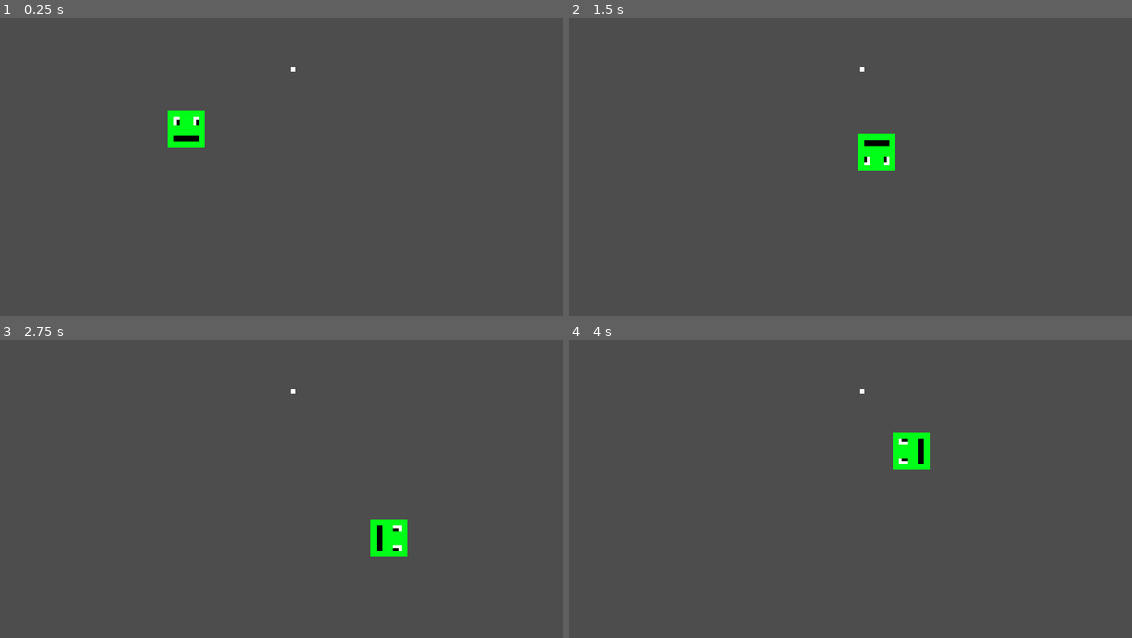
Above: before the commit, frames 1-4 (two rows, left to right).
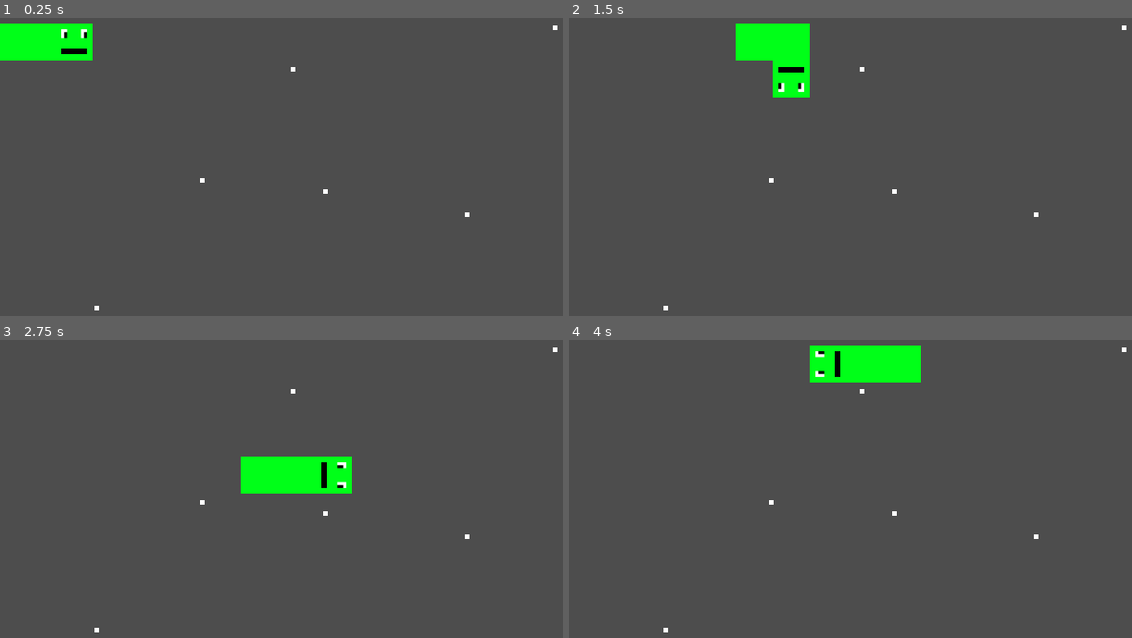
Above: after the commit, the same moments.

Repository: nath-ellis/slither.net
Game: Godot game, scene res://scenes/game.tscn
The game is run twice, just before and just after one commit, with the same random seed, the same clock (stepped at 60 frames per second) and the same inputs.
Inputs:
- Up to frame 1 (0.25 s): no input
- Up to frame 2 (1.5 s): hold Right (right) 0.53-1.28 s; hold Down (down) from 1.28 s (still down)
- Up to frame 3 (2.75 s): release Down (down) at 2.03 s; hold Right (right) from 2.03 s (still down)
- Up to frame 4 (4 s): release Right (right) at 2.78 s; hold Up (up) 2.78-3.53 s; hold Left (left) from 3.53 s (still down)

The runs differ from the first frame. In frame 1, 2.9% of the frame differs, in the area x 0-100%, y 1-99%; in frame 2, 3.3%, in the area x 16-100%, y 1-99%; in frame 3, 3.3%; in frame 4, 3.3%.

Commit message:
Improved player movement and made the player grow on contact with bits

Diff:
--- a/scenes/bit.tscn
+++ b/scenes/bit.tscn
@@ -1,15 +1,18 @@
-[gd_scene load_steps=3 format=3 uid="uid://ddmc76uee3cyg"]
+[gd_scene load_steps=4 format=3 uid="uid://ddmc76uee3cyg"]
 
+[ext_resource type="Script" path="res://scripts/bit.gd" id="1_45i5n"]
 [ext_resource type="Texture2D" uid="uid://dvfsv7y2rfrd3" path="res://assets/bits/white.png" id="1_riyad"]
 
-[sub_resource type="RectangleShape2D" id="RectangleShape2D_b765a"]
+[sub_resource type="RectangleShape2D" id="RectangleShape2D_eq1wb"]
 size = Vector2(8, 8)
 
-[node name="Bit" type="CharacterBody2D"]
-metadata/bit = true
+[node name="Bit" type="Area2D"]
+script = ExtResource("1_45i5n")
 
 [node name="Sprite2D" type="Sprite2D" parent="."]
 texture = ExtResource("1_riyad")
 
 [node name="CollisionShape2D" type="CollisionShape2D" parent="."]
-shape = SubResource("RectangleShape2D_b765a")
+shape = SubResource("RectangleShape2D_eq1wb")
+
+[connection signal="area_entered" from="." to="." method="_on_area_entered"]
--- a/scenes/game.tscn
+++ b/scenes/game.tscn
@@ -6,7 +6,22 @@
 [node name="Game" type="Node2D"]
 
 [node name="Player" parent="." instance=ExtResource("1_ypwkn")]
-position = Vector2(272, 279)
+position = Vector2(128, 128)
 
-[node name="Bit" parent="." instance=ExtResource("2_0xtk0")]
+[node name="Bit1" parent="." instance=ExtResource("2_0xtk0")]
 position = Vector2(506, 176)
+
+[node name="Bit2" parent="." instance=ExtResource("2_0xtk0")]
+position = Vector2(168, 588)
+
+[node name="Bit3" parent="." instance=ExtResource("2_0xtk0")]
+position = Vector2(563, 387)
+
+[node name="Bit4" parent="." instance=ExtResource("2_0xtk0")]
+position = Vector2(959, 103)
+
+[node name="Bit5" parent="." instance=ExtResource("2_0xtk0")]
+position = Vector2(350, 367)
+
+[node name="Bit6" parent="." instance=ExtResource("2_0xtk0")]
+position = Vector2(808, 426)
--- a/scenes/player.tscn
+++ b/scenes/player.tscn
@@ -1,16 +1,33 @@
-[gd_scene load_steps=4 format=3 uid="uid://im0eju43g3gx"]
+[gd_scene load_steps=5 format=3 uid="uid://im0eju43g3gx"]
 
 [ext_resource type="Texture2D" uid="uid://dq3x7ttmjamdc" path="res://assets/snakes/default/face.png" id="1_gkbog"]
 [ext_resource type="Script" path="res://scripts/player.gd" id="1_s6y0d"]
+[ext_resource type="PackedScene" uid="uid://nvqsmbpp2wcd" path="res://scenes/player_body.tscn" id="3_sxusk"]
 
-[sub_resource type="RectangleShape2D" id="RectangleShape2D_hvfg1"]
+[sub_resource type="RectangleShape2D" id="RectangleShape2D_jepyo"]
 size = Vector2(64, 64)
 
-[node name="Player" type="CharacterBody2D"]
+[node name="Player" type="Node2D"]
 script = ExtResource("1_s6y0d")
 
-[node name="Face" type="Sprite2D" parent="."]
+[node name="Face" type="Area2D" parent="."]
+
+[node name="Sprite" type="Sprite2D" parent="Face"]
 texture = ExtResource("1_gkbog")
 
-[node name="FaceHitbox" type="CollisionShape2D" parent="."]
-shape = SubResource("RectangleShape2D_hvfg1")
+[node name="Hitbox" type="CollisionShape2D" parent="Face"]
+shape = SubResource("RectangleShape2D_jepyo")
+
+[node name="Body" type="Node2D" parent="."]
+
+[node name="PlayerBody1" parent="Body" instance=ExtResource("3_sxusk")]
+position = Vector2(-64, 0)
+
+[node name="PlayerBody2" parent="Body" instance=ExtResource("3_sxusk")]
+position = Vector2(-128, 0)
+
+[node name="MovementTimer" type="Timer" parent="."]
+wait_time = 0.25
+autostart = true
+
+[connection signal="timeout" from="MovementTimer" to="." method="_on_movement_timer_timeout"]
--- /dev/null
+++ b/scenes/player_body.tscn
@@ -0,0 +1,17 @@
+[gd_scene load_steps=4 format=3 uid="uid://nvqsmbpp2wcd"]
+
+[ext_resource type="Texture2D" uid="uid://3m3kkntvlc8a" path="res://assets/snakes/default/body_1.png" id="1_ka52l"]
+[ext_resource type="Script" path="res://scripts/player_body.gd" id="1_vx0ls"]
+
+[sub_resource type="RectangleShape2D" id="RectangleShape2D_1icas"]
+size = Vector2(64, 64)
+
+[node name="PlayerBody" type="Area2D"]
+script = ExtResource("1_vx0ls")
+
+[node name="Sprite2D" type="Sprite2D" parent="."]
+texture = ExtResource("1_ka52l")
+
+[node name="CollisionShape2D" type="CollisionShape2D" parent="."]
+shape = SubResource("RectangleShape2D_1icas")
+debug_color = Color(0, 0.6, 0.701961, 0.419608)
--- /dev/null
+++ b/scripts/bit.gd
@@ -0,0 +1,7 @@
+extends Area2D
+
+
+func _on_area_entered(area) -> void:
+	Manager.increase_length()
+	area.get_parent().call_deferred("increase_length")
+	queue_free()
--- a/scripts/manager.gd
+++ b/scripts/manager.gd
@@ -1,6 +1,8 @@
 extends Node
 
 
+var player_speed = 64
+var player_vel = Vector2(player_speed, 0)
 var length = 0
 
 
--- a/scripts/player.gd
+++ b/scripts/player.gd
@@ -1,34 +1,77 @@
-extends CharacterBody2D
+extends Node2D
 
 
-var speed = 200
-var vel = Vector2(speed, 0)
+const PLAYER_BODY = preload("res://scenes/player_body.tscn")
 
 @onready var face = $Face
+@onready var face_sprite = $Face/Sprite
+@onready var body = $Body
+@onready var movement_timer = $MovementTimer
 
 
-func _physics_process(delta) -> void:
-	if Input.is_action_pressed("up"):
-		vel = Vector2(0, -speed)
-		face.rotation_degrees = 0
+func add_move_to() -> void:
+	for b in body.get_children():
+		# Don't add duplicates
+		if !b.move_to.has({"x": face.global_position.x, "y": face.global_position.y, "vel": Manager.player_vel}):
+			b.move_to.append({
+				"x": face.global_position.x,
+				"y": face.global_position.y,
+				"vel": Manager.player_vel,
+			})
 
-	elif Input.is_action_pressed("down"):
-		vel = Vector2(0, speed)
-		face.rotation_degrees = 180
 
-	elif Input.is_action_pressed("left"):
-		vel = Vector2(-speed, 0)
-		face.rotation_degrees = 270
+func _physics_process(_delta) -> void:
+	if Input.is_action_pressed("up") and Manager.player_vel.y == 0:
+		add_move_to()
+		Manager.player_vel = Vector2(0, -Manager.player_speed)
 
-	elif Input.is_action_pressed("right"):
-		vel = Vector2(speed, 0)
-		face.rotation_degrees = 90
+	elif Input.is_action_pressed("down") and Manager.player_vel.y == 0:
+		add_move_to()
+		Manager.player_vel = Vector2(0, Manager.player_speed)
 
-	var col = move_and_collide(vel * delta)
+	elif Input.is_action_pressed("left") and Manager.player_vel.x == 0:
+		add_move_to()
+		Manager.player_vel = Vector2(-Manager.player_speed, 0)
 
-	if col != null:
-		var collider = col.get_collider()
+	elif Input.is_action_pressed("right") and Manager.player_vel.x == 0:
+		add_move_to()
+		Manager.player_vel = Vector2(Manager.player_speed, 0)
 
-		if collider.has_meta("bit") and collider.get_meta("bit"):
-			Manager.increase_length()
-			collider.queue_free()
+
+func _on_movement_timer_timeout() -> void:
+	# Rotate sprite on movement to prevent glitchiness
+	if Manager.player_vel.y < 0:
+		face_sprite.rotation_degrees = 0
+
+	elif Manager.player_vel.y > 0:
+		face_sprite.rotation_degrees = 180
+
+	elif Manager.player_vel.x < 0:
+		face_sprite.rotation_degrees = 270
+
+	elif Manager.player_vel.x > 0:
+		face_sprite.rotation_degrees = 90
+
+	face.global_position = face.global_position + Manager.player_vel
+
+	for b in body.get_children():
+		b.call("move")
+
+	movement_timer.start()
+
+
+func increase_length() -> void:
+	var new_body = PLAYER_BODY.instantiate()
+	var end_body = body.get_children()[len(body.get_children())-1]
+
+	if len(end_body.move_to) > 0:
+		new_body.position = end_body.position - end_body.move_to[0]["vel"]
+
+		# Add places it needs to move to
+		for e in end_body.move_to:
+			new_body.move_to.append(e)
+
+	else:
+		new_body.position = end_body.position - Manager.player_vel
+
+	body.add_child(new_body)
--- /dev/null
+++ b/scripts/player_body.gd
@@ -0,0 +1,54 @@
+extends Area2D
+
+
+# Contains all of the places the player turned at
+var move_to = []
+
+@onready var sprite = $Sprite2D
+
+
+func check_pos() -> void:
+	# Reached the destination
+	if move_to[0]["vel"].x != 0:
+		if move_to[0]["vel"].x > 0 and global_position.x >= move_to[0]["x"] or \
+			move_to[0]["vel"].x < 0 and global_position.x <= move_to[0]["x"] :
+			move_to.remove_at(0)
+
+	elif move_to[0]["vel"].y != 0:
+		if move_to[0]["vel"].y > 0 and global_position.y >= move_to[0]["y"] or \
+			move_to[0]["vel"].y < 0 and global_position.y <= move_to[0]["y"]:
+			move_to.remove_at(0)
+
+
+func move() -> void:
+	if len(move_to) > 0:
+		check_pos()
+		global_position = global_position + move_to[0]["vel"]
+
+	else:
+		global_position = global_position + Manager.player_vel
+
+
+func _ready() -> void:
+	var count = 0
+
+	for b in get_parent().get_children():
+		if b is Area2D:
+			count += 1
+
+	if count == 2:  # There are 2 at the start
+		if name == "PlayerBody1":
+			sprite.texture = load("res://assets/snakes/default/body_2.png")
+
+	else:
+		# Should alternate between sprites
+		if count % 2 == 0:
+			sprite.texture = load("res://assets/snakes/default/body_1.png")
+
+		else:
+			sprite.texture = load("res://assets/snakes/default/body_2.png")
+
+
+func _physics_process(_delta) -> void:
+	if len(move_to) > 0:
+		check_pos()
